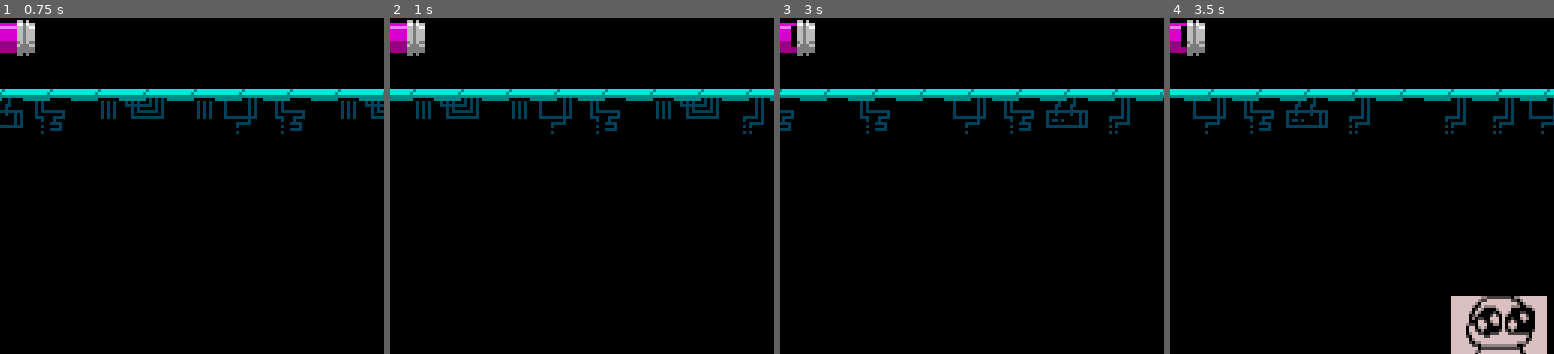
Above: before the commit, frames 1-4 (left to right).
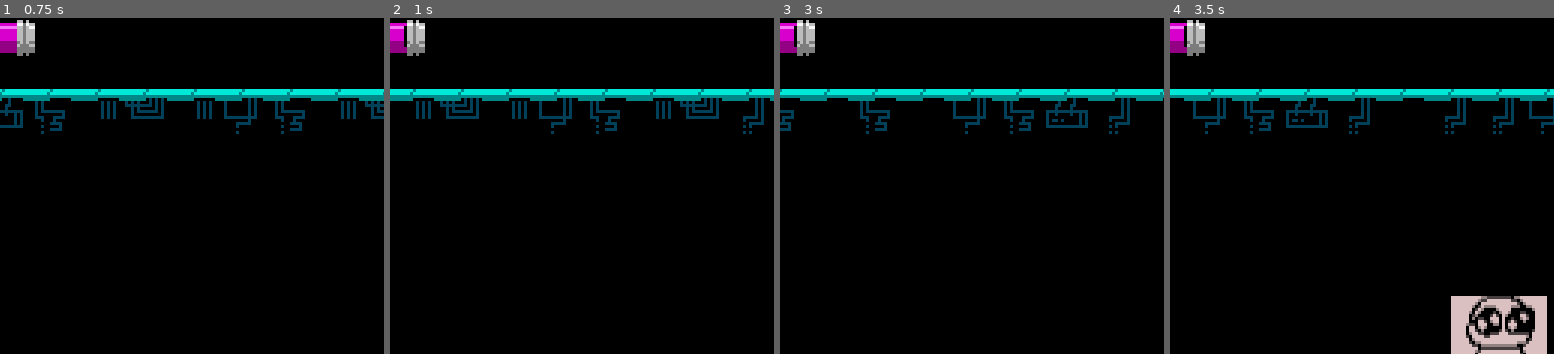
Above: after the commit, the same moments.

Repository: kernel00ps/Hoverbald
Game: Godot game, scene res://scenes/main.tscn
Same seed, same stepped clock (60 frames per second), same inputs: the game is played once before the commit and once after it.
Inputs:
- Up to frame 1 (0.75 s): hold D (RIGHT) from 0.53 s (still down)
- Up to frame 2 (1 s): keep holding D (RIGHT)
- Up to frame 3 (3 s): release D (RIGHT) at 1.28 s; hold A (LEFT) 1.28-2.03 s; hold D (RIGHT) 2.03-2.78 s; hold Space (UP) from 2.78 s (still down)
- Up to frame 4 (3.5 s): keep holding Space (UP)
The pictures show only the part of the screen within x 11-61%, y 4-54%; the shares and areas given below are measured in that part.

Frame 1 is identical in both runs. In frame 2, less than 0.1% of the frame differs, in the area x 3-5%, y 2-9%; in frame 3, less than 0.1%; in frame 4, less than 0.1%.

Commit message:
fuel depletion and replenishment

Diff:
--- a/scenes/hud.tscn
+++ b/scenes/hud.tscn
@@ -63,4 +63,8 @@
 theme_override_font_sizes/font_size = 8
 text = "0:00"
 
+[node name="FuelUpdateTimer" type="Timer" parent="."]
+autostart = true
+
 [connection signal="timeout" from="Timer" to="." method="_on_timer_timeout"]
+[connection signal="timeout" from="FuelUpdateTimer" to="." method="_on_fuel_update_timer_timeout"]
--- a/scenes/main.tscn
+++ b/scenes/main.tscn
@@ -28,7 +28,7 @@
 autostart = true
 
 [node name="EnergyTimer" type="Timer" parent="."]
-wait_time = 0.809
+wait_time = 2.0
 autostart = true
 
 [node name="HUD" parent="." instance=ExtResource("7_pxdqj")]
--- a/scripts/globals.gd
+++ b/scripts/globals.gd
@@ -3,5 +3,8 @@
 const CAMERA_MOTION_BASE_SPEED: float = 100
 const MAX_FUEL = 100
 const PICK_UP_ENERGY_VALUE: float = 10
+const DEPLETION_RATE = -2
+const PICKUP_VALUE = 10
 var camera_speed_modifier: float = 1
 var current_fuel: float = 100
+var fuel_modifier: float = DEPLETION_RATE # for depleting fuel and refueling
--- a/scripts/hud.gd
+++ b/scripts/hud.gd
@@ -17,14 +17,23 @@
 
 # Called every frame. 'delta' is the elapsed time since the previous frame.
 func _process(delta: float) -> void:
-	update()
+	pass
 
 func update():
-	var value = Globals.current_fuel * 100 / Globals.MAX_FUEL
+	var value = Globals.current_fuel
 	fuel_bar.value = value
-	if(value > 0):
-		Globals.current_fuel -= 0.05
-		progress.scale.x -= bar_size * 0.05 / 100
+	print(value)
+	if(value >= 0 && value <= Globals.MAX_FUEL):
+		if(Globals.current_fuel + Globals.fuel_modifier > Globals.MAX_FUEL):
+			Globals.current_fuel = Globals.MAX_FUEL
+			progress.scale.x = 1
+		elif(Globals.current_fuel + Globals.fuel_modifier < 0):
+			Globals.current_fuel = 0
+			progress.scale.x = 0
+		else:
+			Globals.current_fuel += Globals.fuel_modifier
+			progress.scale.x += bar_size * Globals.fuel_modifier / 100
+	Globals.fuel_modifier = Globals.DEPLETION_RATE
 
 func _on_timer_timeout() -> void:
 	seconds += 1
@@ -32,3 +41,6 @@
 		seconds = 0
 		minutes += 1
 	time_label.set_text(str(minutes, ":", str(seconds).pad_zeros(2)))
+
+func _on_fuel_update_timer_timeout() -> void:
+	update()
--- a/scripts/main.gd
+++ b/scripts/main.gd
@@ -78,10 +78,7 @@
 
 func player_picked_up_energy() -> void:
 	print("Signal recieved in player")
-	if Globals.current_fuel + Globals.PICK_UP_ENERGY_VALUE > 100:
-		Globals.current_fuel = 100
-	else:
-		Globals.current_fuel += Globals.PICK_UP_ENERGY_VALUE
+	Globals.fuel_modifier = Globals.PICKUP_VALUE
 
 func _on_energy_timer_timeout() -> void:
 	generate_pickup_energy()
